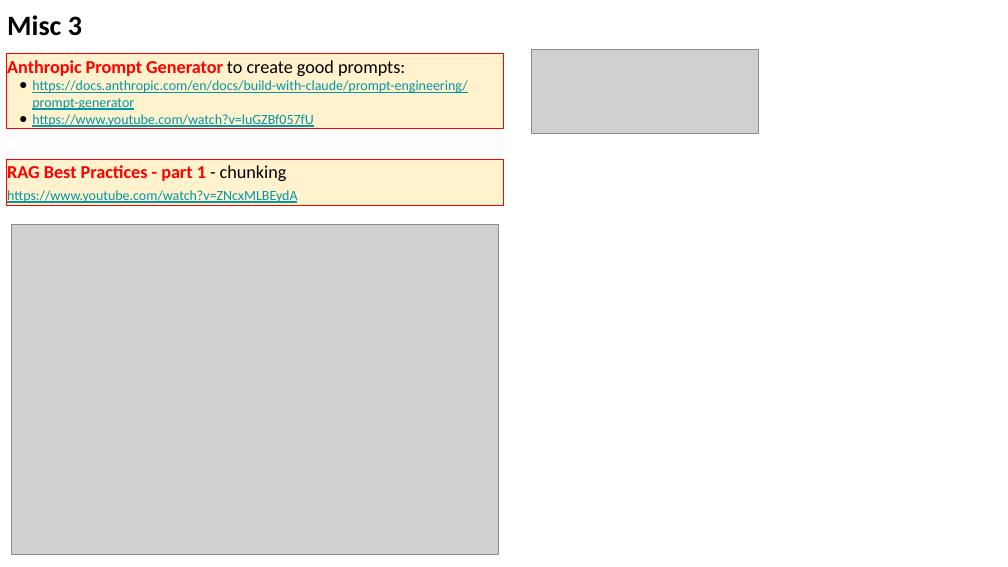
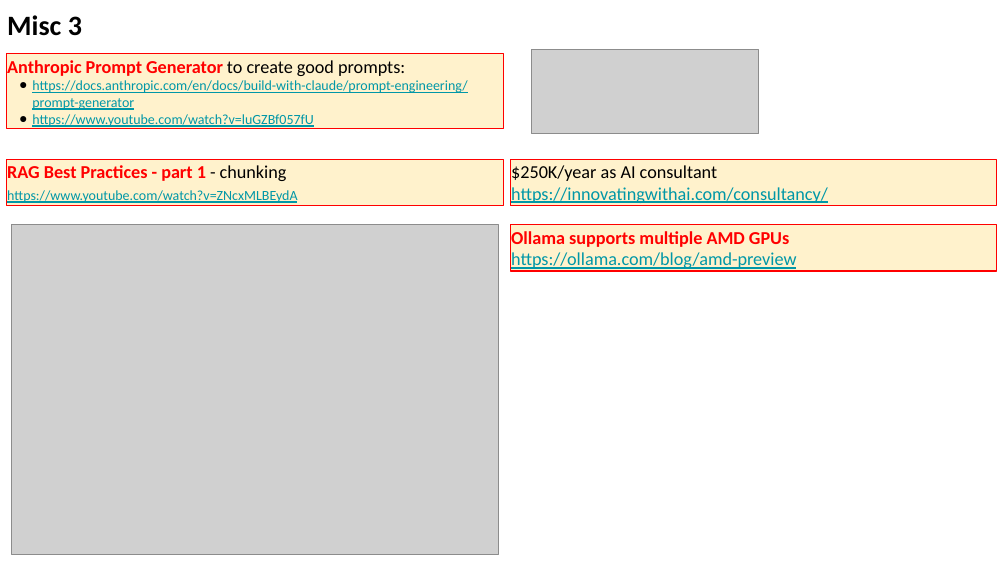
Before and after one commit to lselector/seminar, a slide deck: slide 9 of 2024/2024-09-06-AI-Updates.pptx (slide 10 before the commit). Drawn at 1008x567 pixels with LibreOffice and Linux fonts; fonts in the diff are those of the drawing; grey boxes stand for pictures. Boxes give left, top, right and bottom in pixels: in the first picture for what was removed or moved away, otherwise in the second. Text is boxed around its words. In the diff, an @@ line names an element or a change of style, - is before the commit and + after.

```diff
--- a/2024/2024-09-06-AI-Updates.pptx
+++ b/2024/2024-09-06-AI-Updates.pptx
@@ rectangle added at [510,159,997,206], fill #FFF2CC, outline #FF0000 0.75 pt, 13 pt, text #0097A7, underline @@
+$250K/year as AI consultant
+https://innovatingwithai.com/consultancy/
@@ rectangle added at [510,225,997,271], fill #FFF2CC, outline #FF0000 0.75 pt, 13 pt, text #0097A7, underline @@
+Ollama supports multiple AMD GPUs
+https://ollama.com/blog/amd-preview
```
Also in this commit, not shown: 5 other slides changed.
